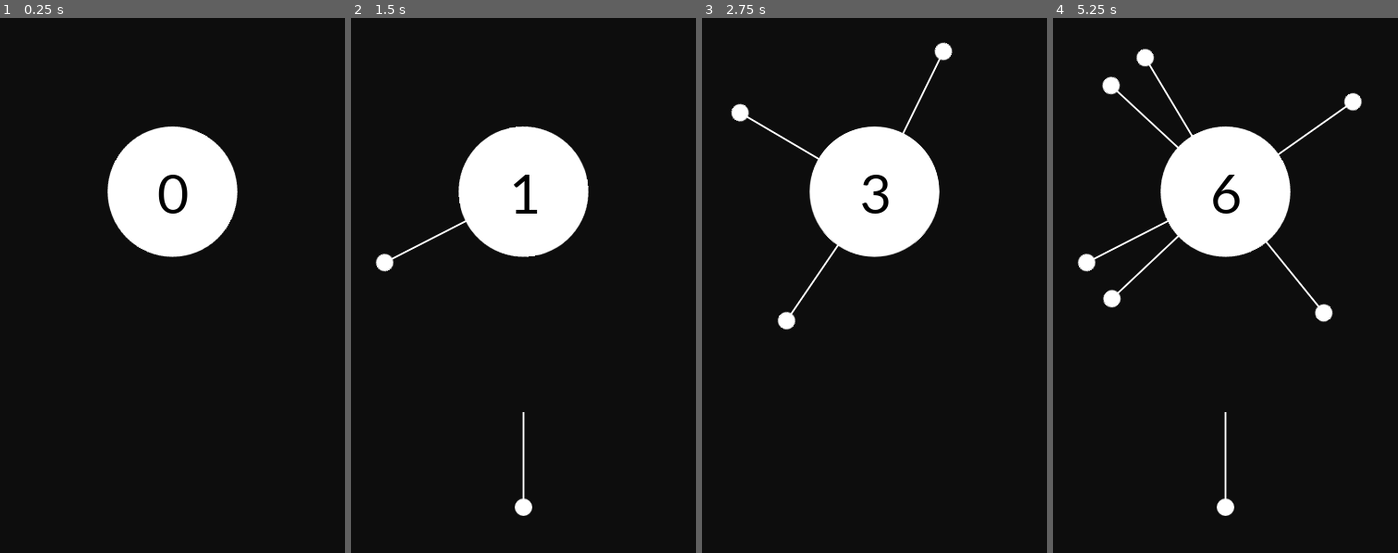
Above: before the commit, frames 1-4 (left to right).
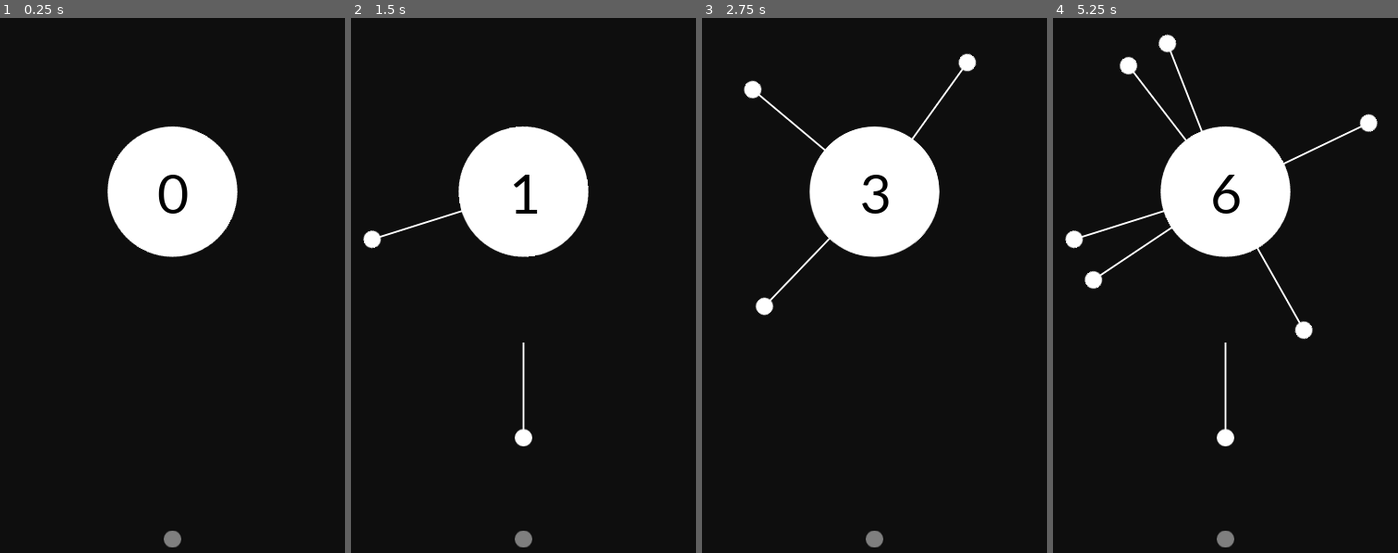
Above: after the commit, the same moments.

Repository: Ajver/aa
Game: Godot game, scene res://Views/Game.tscn
The game is run twice, just before and just after one commit, with the same random seed, the same clock (stepped at 60 frames per second) and the same inputs.
Inputs:
- Up to frame 1 (0.25 s): no input
- Up to frame 2 (1.5 s): tap Space (shot) at 0.6, 1.35 s
- Up to frame 3 (2.75 s): tap Space (shot) at 2.1 s
- Up to frame 4 (5.25 s): tap Space (shot) every 0.75 s from 2.85 to 5.1 s

The runs differ from the first frame. In frame 1, 0.1% of the frame differs, in the area x 47-53%, y 95-99%; in frame 2, 1.1%; in frame 3, 1.6%; in frame 4, 3.6%, in the area x 3-95%, y 2-99%.

Commit message:
bagin of game over

Diff:
--- a/Pin/Pin.gd
+++ b/Pin/Pin.gd
@@ -12,3 +12,8 @@
 
 func on_circle_hit():
 	set_physics_process(false)
+
+func _on_Pin_area_entered(area):
+	if area.name != "Circle":
+		# Game Over
+		print("game over: " + area.name)
--- a/Pin/Pin.tscn
+++ b/Pin/Pin.tscn
@@ -1,10 +1,12 @@
-[gd_scene load_steps=4 format=2]
+[gd_scene load_steps=5 format=2]
 
 [ext_resource path="res://Pin/Pin.gd" type="Script" id=1]
 [ext_resource path="res://Pin/pin.png" type="Texture" id=2]
 
 [sub_resource type="RectangleShape2D" id=1]
 extents = Vector2( 1, 60 )
+
+[sub_resource type="CircleShape2D" id=2]
 
 [node name="Pin" type="Area2D"]
 collision_layer = 4
@@ -18,3 +20,7 @@
 [node name="CollisionShape2D" type="CollisionShape2D" parent="."]
 position = Vector2( 0, -50 )
 shape = SubResource( 1 )
+
+[node name="CollisionShape2D2" type="CollisionShape2D" parent="."]
+shape = SubResource( 2 )
+[connection signal="area_entered" from="." to="." method="_on_Pin_area_entered"]
--- a/Views/Game.tscn
+++ b/Views/Game.tscn
@@ -1,13 +1,25 @@
-[gd_scene load_steps=3 format=2]
+[gd_scene load_steps=4 format=2]
 
 [ext_resource path="res://Circle/Circle.tscn" type="PackedScene" id=1]
 [ext_resource path="res://Views/PinSpawner.gd" type="Script" id=2]
+[ext_resource path="res://small_circle.png" type="Texture" id=3]
 
 [node name="Game" type="Node2D"]
+
+[node name="Background" type="ColorRect" parent="."]
+anchor_right = 1.0
+anchor_bottom = 1.0
+margin_right = 480.0
+margin_bottom = 854.0
+color = Color( 0.0588235, 0.0588235, 0.0588235, 1 )
 
 [node name="Circle" parent="." instance=ExtResource( 1 )]
 position = Vector2( 240, 280 )
 
 [node name="PinSpawner" type="Position2D" parent="."]
-position = Vector2( 240, 760 )
+position = Vector2( 240, 680 )
 script = ExtResource( 2 )
+
+[node name="Sprite" type="Sprite" parent="PinSpawner"]
+modulate = Color( 0.501961, 0.501961, 0.501961, 1 )
+texture = ExtResource( 3 )
--- a/project.godot
+++ b/project.godot
@@ -48,5 +48,5 @@
 
 [rendering]
 
-environment/default_clear_color=Color( 0.054902, 0.054902, 0.054902, 1 )
+environment/default_clear_color=Color( 0.254902, 0.254902, 0.254902, 1 )
 environment/default_environment="res://default_env.tres"
Binary file added: small_circle.png
Not shown, added: small_circle.png.import
